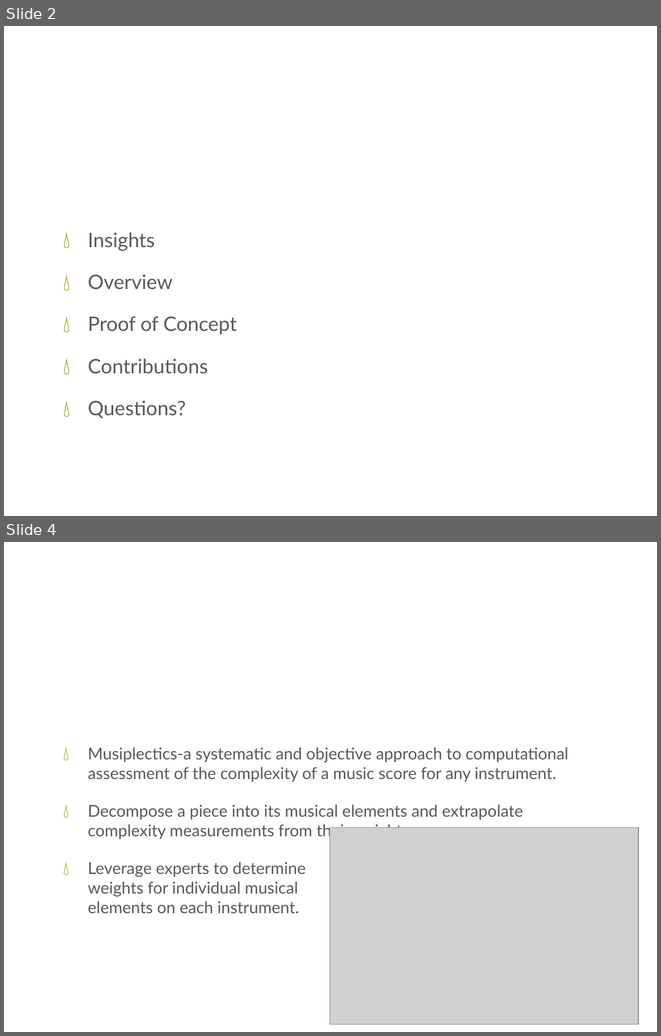
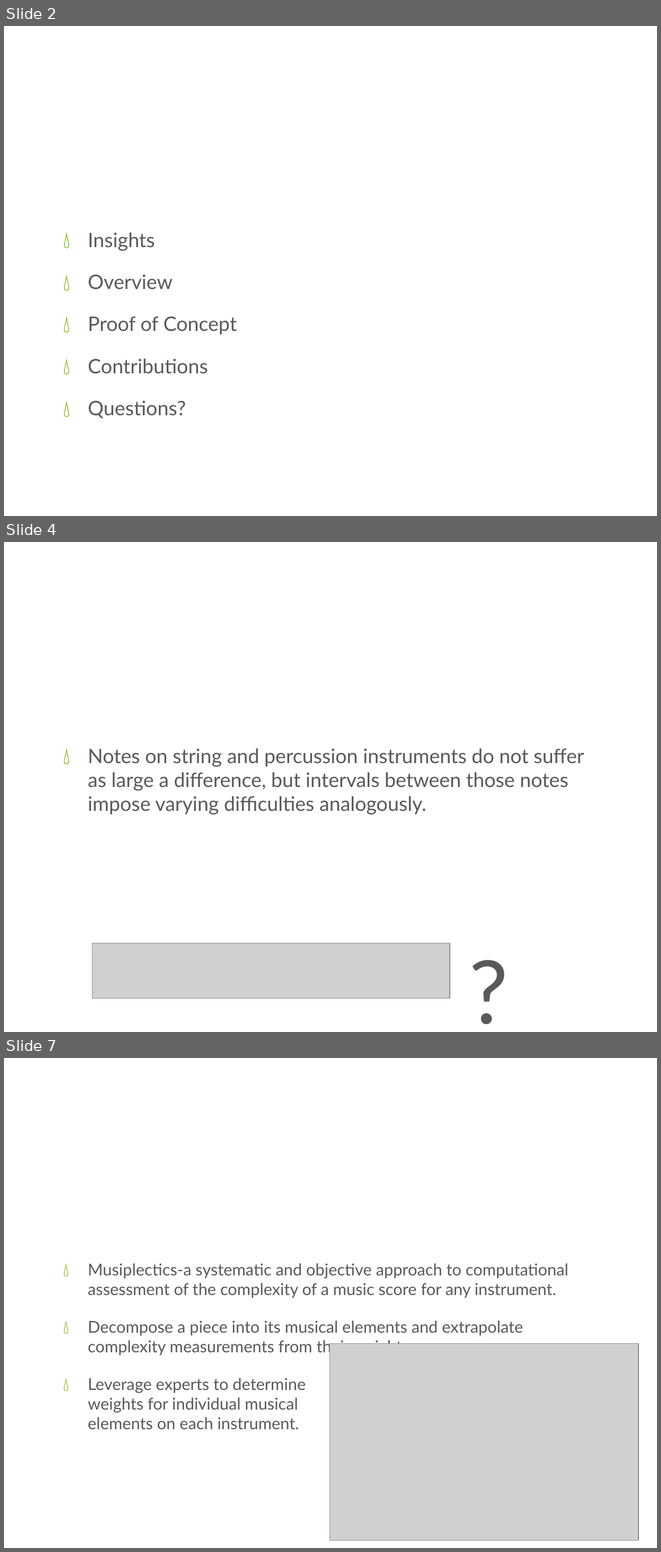
Before and after one commit to xwsxethan/MusicScoring, a slide deck: Documents/Thesis/ThesisDissertation.pptx. Shown one above the other, each under a label of ours: slides 2 and 4 before the commit, slides 2, 4 and 7 after it; the slides between them are not shown. The pictures are 661x1036 and 661x1552 pixels, drawn with LibreOffice and Linux fonts; fonts in the diff are those of the drawing; grey boxes stand for pictures; background and template pictures are left out. Boxes give left, top, right and bottom in pixels: in the first picture for what was removed or moved away, otherwise in the second. Text is boxed around its words. In the diff, an @@ line names an element or a change of style, - is before the commit and + after.

Commit message:
Updating thesis slides with more insights and explanation.

```diff
--- a/Documents/Thesis/ThesisDissertation.pptx
+++ b/Documents/Thesis/ThesisDissertation.pptx
@@ slide 4 added at [4, 542, 657, 1032], background picture (left out) @@
@@ title added at [37, 567, 624, 649], 46 pt, text #FFFFFF @@
+Insights
@@ text added at [88, 748, 584, 814], 22 pt, text #595959 @@
+💧 Notes on string and percussion instruments do not suffer as large a difference, but intervals between those notes impose varying difficulties analogously.
@@ text added at [404, 898, 572, 1026], 96.6 pt, text #595959 @@
+?
@@ picture added at [92, 943, 450, 998] @@
@@ what was slide 4 is now slide 7 @@
```
Also in this commit, not shown: 1 slide changed, 2 other slides added, 8 other files.
